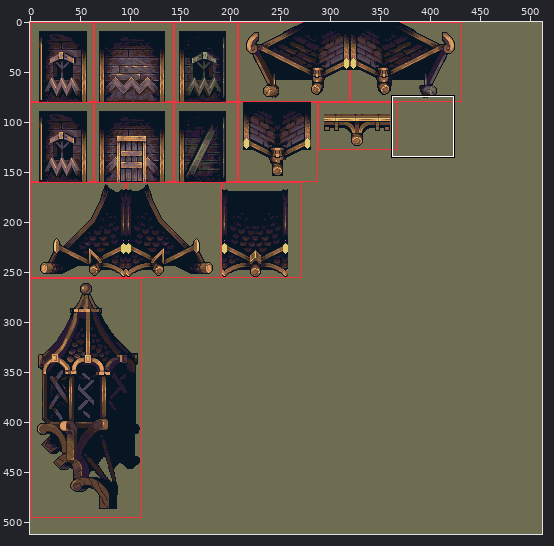
Sprite sheet: images/buildings/forest-house-parts.png. The first picture is a wide view before the edit; the outline marks the close-up.
Close-up. Old version:
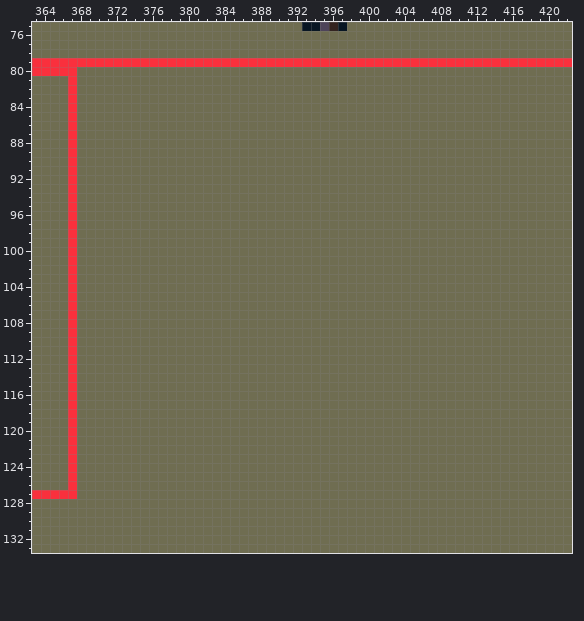
The file is 512x512 pixels. Colours within 5 levels of each other are drawn and written as one. Shown: x 363..422, y 75..133.
The same view after the edit:
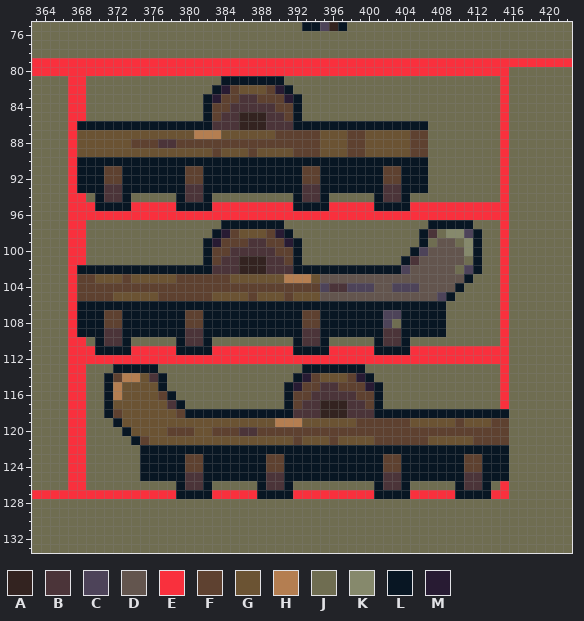
Palette (. is transparent): A #332320  B #4b3439  C #4d4359  D #63554e  E #f9303d  F #5e4130  G #6b5333  H #b47e51  J #6f6d51  K #86896c  L #081623  M #281b33
The exact change:
Changed rows in their new state; - is an unchanged pixel.
first column x 368:
 80 EEEEEEEEEEEEEEEEEEEEEEEEEEEEEEEEEEEEEEEEEEEEEEEE
 81 E---------------LLLLLLL------------------------E
 82 E--------------LMFGGGFML-----------------------E
 83 E-------------LMFFBBFFFML----------------------E
 84 E-------------LFFBBBBBFFL----------------------E
 85 E-------------LFBBAAABBFL----------------------E
 86 LLLLLLLLLLLLLLLBBBAAABBBLLLLLLLLLLLLLLL--------E
 87 GGGGGGGGGGGGGHHHGGGGGGFFFFFGGGFFGGGGGFF--------E
 88 GGGGGGFFFBBFFFFFFFFFFFFFFFFGGGFFGGGGGFF--------E
 89 GGGGGGGGGGGGGGGFGGGFGGGGFFFGGGFFGGGGGFF--------E
 90 LLLLLLLLLLLLLLLLLLLLLLLLLLLLLLLLLLLLLLL--------E
 91 LLLFFLLLLLLLFFLLLLLLLLLLLFFLLLLLLLFFLLL--------E
 92 LLLFFLLLLLLLFFLLLLLLLLLLLFFLLLLLLLFFLLL--------E
 93 LLLBBLLLLLLLBBLLLLLLLLLLLBBLLLLLLLBBLLL--------E
 94 E-LBBL-----LBBL---------LBBL-----LBBL----------E
 95 EELLLLEEEEELLLLEEEEEEEEELLLLEEEEELLLLEEEEEEEEEEE
 96 EEEEEEEEEEEEEEEEEEEEEEEEEEEEEEEEEEEEEEEEEEEEEEEE
 97 E---------------LLLLLLL----------------LLLLL---E
 98 E--------------LMFGGGFML--------------LB-KKCL--E
 99 E-------------LMFFFBBFFML-------------L-DD-KL--E
100 E-------------LFFBBBBBFFL------------LCDDDDKL--E
101 E-------------LFBBAAABBFL-----------LBDDDDD-L--E
102 LLLLLLLLLLLLLLLBBBAAABBBLLLLLLLLLLLLCDDDDD-CL--E
103 FFGGGFGGGGGFFFFFFGGGGGGHHHGDDDDDDDDDDDDDDDDL---E
104 FFFFFFFFFFFFFFFFFFFFFFFFFFFCBBCCCDDCCCDDDDL----E
105 FFFFGGGGGFFFFFFGGGGFGGGFGGGDDDDDDDDDDDDDCL-----E
106 LLLLLLLLLLLLLLLLLLLLLLLLLLLLLLLLLLLLLLLLL------E
107 LLLFFLLLLLLLFFLLLLLLLLLLLFFLLLLLLLCCLLLLL------E
108 LLLFFLLLLLLLFFLLLLLLLLLLLFFLLLLLLLC-LLLLL------E
109 LLLBBLLLLLLLBBLLLLLLLLLLLBBLLLLLLLBBLLLLL------E
110 E-LBBL-----LBBL---------LBBL-----LBBL----------E
111 EELLLLEEEEELLLLEEEEEEEEELLLLEEEEELLLLEEEEEEEEEEE
112 EEEEEEEEEEEEEEEEEEEEEEEEEEEEEEEEEEEEEEEEEEEEEEEE
113 E---LLLLL----------------LLLLLLL---------------E
114 E--LFHHGBL--------------LMFGGGFML--------------E
115 E--LHGGGGL-------------LMFFBBFFFML-------------E
116 E--LHGGGGFL------------LFFBBBBBFFL-------------E
117 E--LGGGGGGBL-----------LFBBAAABBFL-------------E
118 E--LFGGGGGGFLLLLLLLLLLLLBBBAAABBBLLLLLLLLLLLLLLL
119 E---LGGGGGGGGGGGGGGGGGHHHGGGGGGFFFFFFGGGGGFGGGFF
120 E----LGGGGFFFGGFFFBBFFFFFFFFFFFFFFFFFFFFFFFFFFFF
121 E-----LFGGGGGGGGGGGGGGGGFGGGFGGGGFFFFFFGGGGGFFFF
122 E------LLLLLLLLLLLLLLLLLLLLLLLLLLLLLLLLLLLLLLLLL
123 E------LLLLLFFLLLLLLLFFLLLLLLLLLLLFFLLLLLLLFFLLL
124 E------LLLLLFFLLLLLLLFFLLLLLLLLLLLFFLLLLLLLFFLLL
125 E------LLLLLBBLLLLLLLBBLLLLLLLLLLLBBLLLLLLLBBLLL
126 E----------LBBL-----LBBL---------LBBL-----LBBL-E
127 EEEEEEEEEEELLLLEEEEELLLLEEEEEEEEELLLLEEEEELLLLEE
Changed places in both close-ups, as pixel boxes (x1, y1, x2, y2):
changed: (77, 67, 509, 499)
